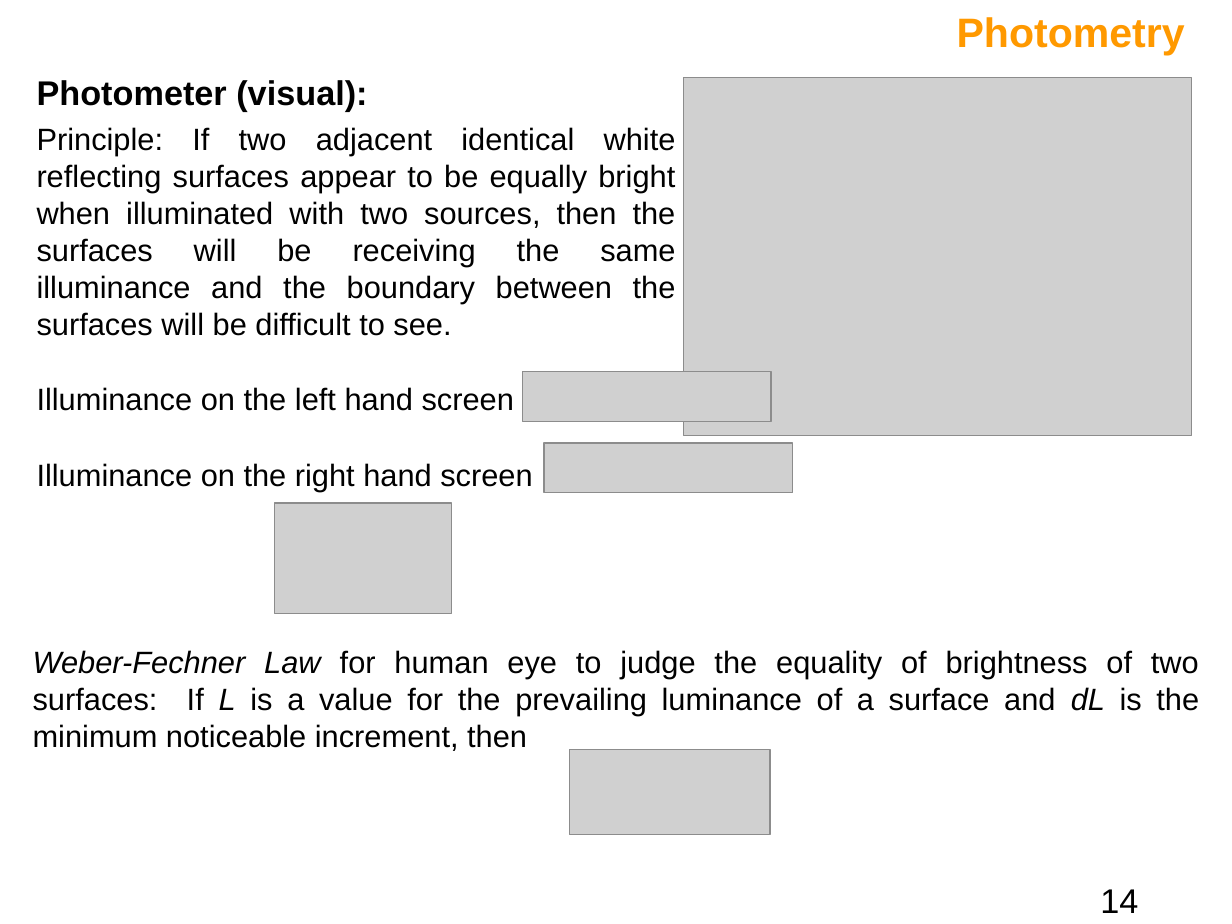
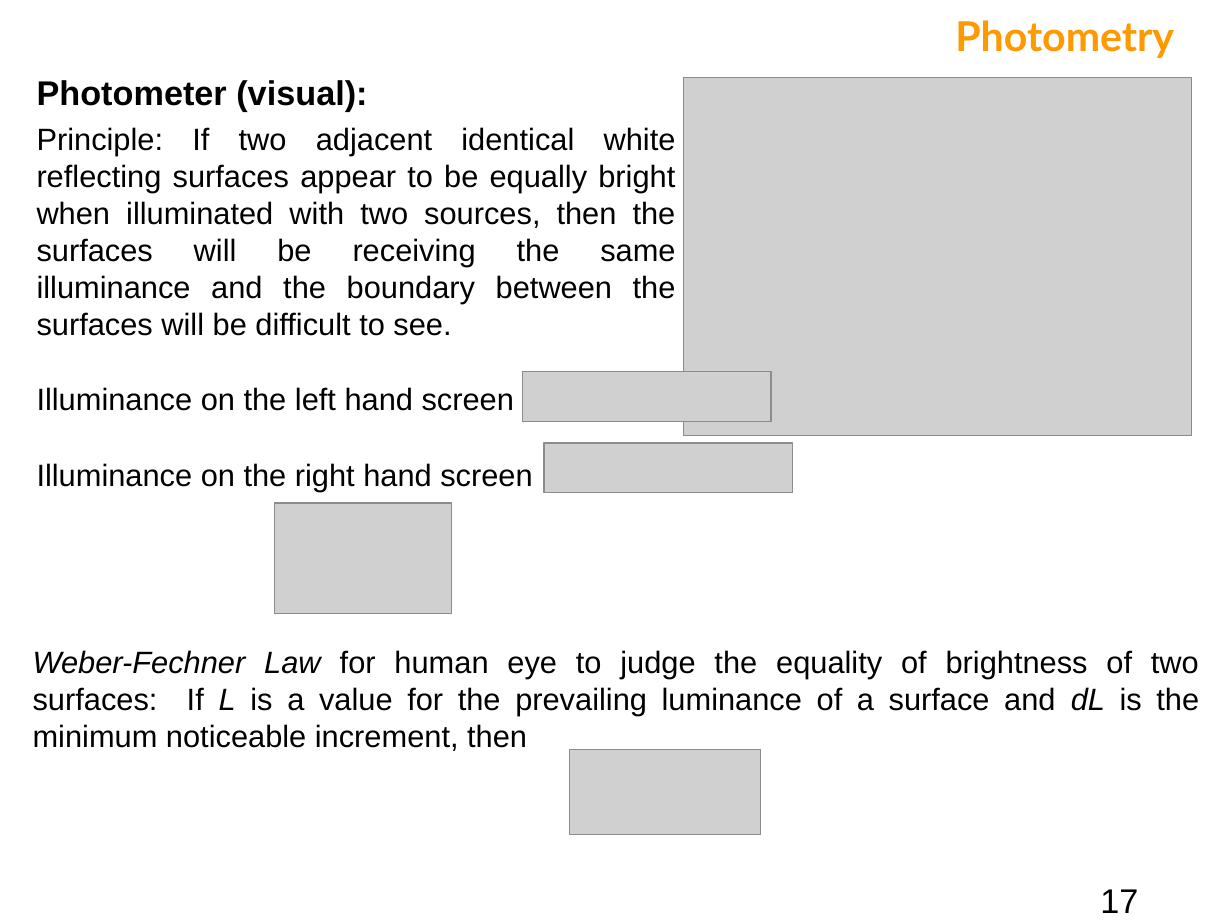
Before and after one commit to bagustris/TeknikOptik, a slide deck: slide 17 of slide/Fotometri.ppt (slide 14 before the commit). Drawn at 1232x924 pixels with LibreOffice and Linux fonts; fonts in the diff are those of the drawing; grey boxes stand for pictures. Boxes give left, top, right and bottom in pixels: in the first picture for what was removed or moved away, otherwise in the second. Text is boxed around its words. In the diff, an @@ line names an element or a change of style, - is before the commit and + after.

```diff
--- a/slide/Fotometri.ppt
+++ b/slide/Fotometri.ppt
@@ text "Photometry" at (955,20,1174,58): font Arial to Lato @@
@@ picture: place and size @@
-picture at (569,749,770,834)
+picture at (569,749,760,834)
@@ page number at (1100,889,1138,913): text changed @@
-14
+17
```
Also in this commit, not shown: 16 other slides changed, 7 slides added, 3 other files.
